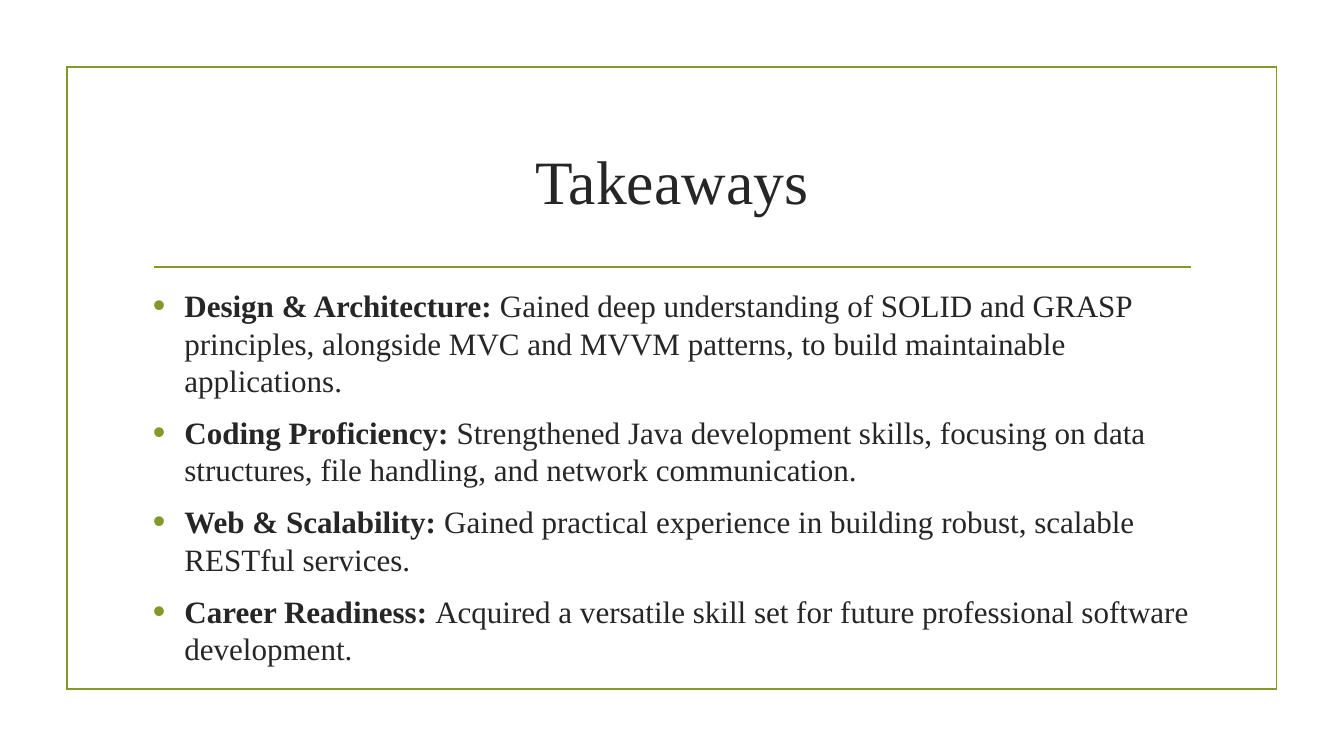
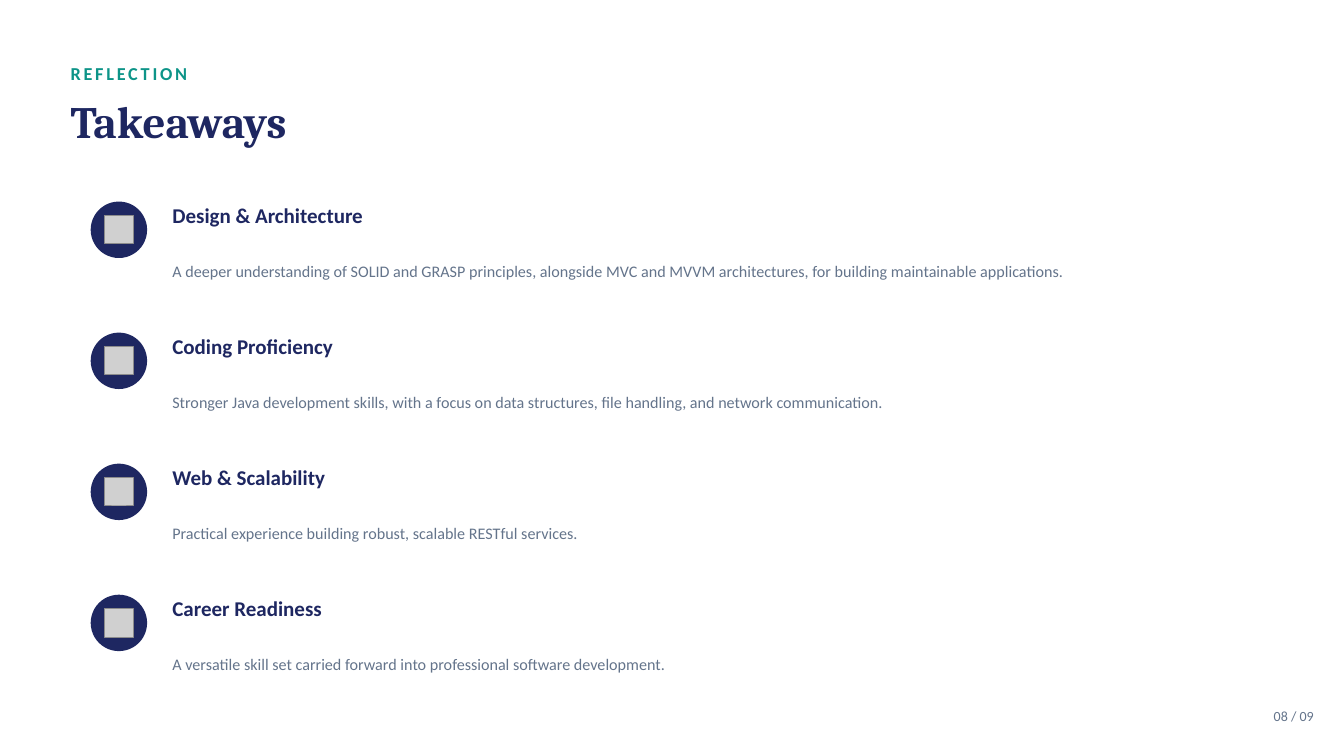
Before and after one commit to Ziv33/WebComputationalGraph, a slide deck: slide 8 of WebComputationalGraphPresentation.pptx. Drawn at 1344x756 pixels with LibreOffice and Linux fonts; fonts in the diff are those of the drawing; grey boxes stand for pictures; background and template pictures are left out. Boxes give left, top, right and bottom in pixels: in the first picture for what was removed or moved away, otherwise in the second. Text is boxed around its words. In the diff, an @@ line names an element or a change of style, - is before the commit and + after.

```diff
--- a/WebComputationalGraphPresentation.pptx
+++ b/WebComputationalGraphPresentation.pptx
@@ rectangle removed at <box>67,68,1276,690</box> @@
@@ text "Takeaways": place and size @@
-text "Takeaways" at <box>536,161,809,216</box>
+text "Takeaways" at <box>71,107,287,148</box>
@@ text "Takeaways" at <box>71,107,287,148</box>: size 44 to 32 pt, font Times New Roman to Cambria, text colour #262626 to #1E2761, bold on; alignment centre to left @@
@@ text added at <box>71,68,188,80</box>, 13 pt, text #0D9488, bold @@
+REFLECTION
@@ ellipse added at <box>91,202,147,258</box>, fill #1E2761 @@
@@ text added at <box>172,208,363,227</box>, 15 pt, text #1E2761, bold @@
+Design & Architecture
@@ picture added at <box>105,216,133,244</box> @@
@@ line removed from (154, 267) to (1191, 267) @@
@@ text added at <box>172,266,1063,280</box>, 11.5 pt, text #64748B @@
+A deeper understanding of SOLID and GRASP principles, alongside MVC and MVVM architectures, for building maintainable applications.
@@ text removed at <box>184,295,1188,666</box> @@
-• Design & Architecture: Gained deep understanding of SOLID and GRASP principles, alongside MVC and MVVM patterns, to build maintainable applications.
-• Coding Proficiency: Strengthened Java development skills, focusing on data structures, file handling, and network communication.
-• Web & Scalability: Gained practical experience in building robust, scalable RESTful services.
-• Career Readiness: Acquired a versatile skill set for future professional software development.
@@ ellipse added at <box>91,333,147,389</box>, fill #1E2761 @@
@@ picture added at <box>105,347,133,375</box> @@
@@ text added at <box>172,339,333,358</box>, 15 pt, text #1E2761, bold @@
+Coding Proficiency
@@ text added at <box>172,397,883,411</box>, 11.5 pt, text #64748B @@
+Stronger Java development skills, with a focus on data structures, file handling, and network communication.
@@ ellipse added at <box>91,464,147,520</box>, fill #1E2761 @@
@@ picture added at <box>105,478,133,506</box> @@
@@ text added at <box>172,470,325,489</box>, 15 pt, text #1E2761, bold @@
+Web & Scalability
@@ text added at <box>172,528,577,542</box>, 11.5 pt, text #64748B @@
+Practical experience building robust, scalable RESTful services.
@@ ellipse added at <box>91,595,147,651</box>, fill #1E2761 @@
@@ picture added at <box>105,609,133,637</box> @@
@@ text added at <box>172,601,321,616</box>, 15 pt, text #1E2761, bold @@
+Career Readiness
@@ text added at <box>172,659,665,673</box>, 11.5 pt, text #64748B @@
+A versatile skill set carried forward into professional software development.
@@ text added at <box>1274,711,1314,721</box>, 10 pt, text #64748B @@
+08 / 09
```
Also in this commit, not shown: 6 other slides changed, 2 slides added, 2 slides removed.
